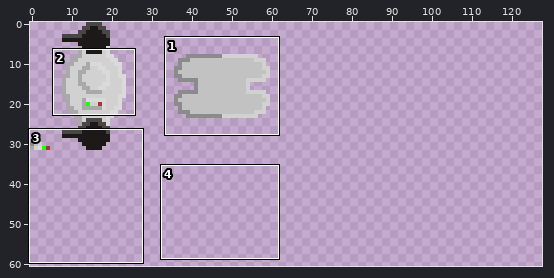
Two states of a pixel-art file, assets/graphics/aseprite/mech.aseprite. The picture above shows the old version from afar; the outline marks the close-up.
Close-up. First the earlier version:
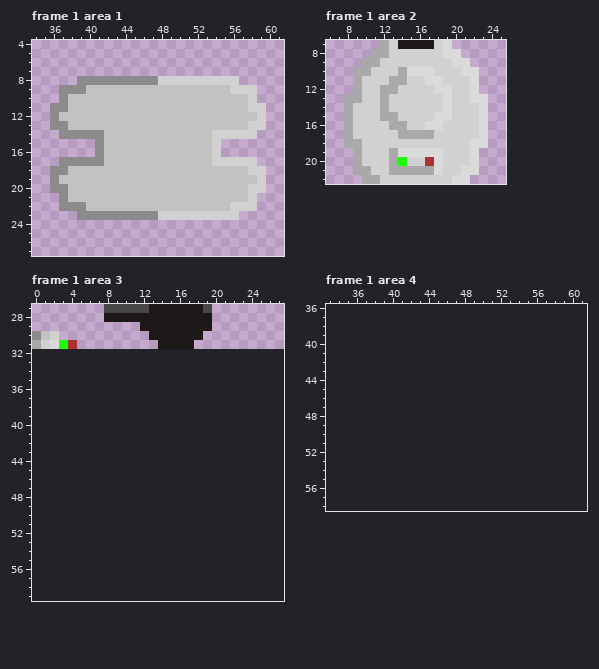
64x32 pixels, 1 frame. Colours within 5 levels of each other are drawn and written as one. Shown: frame 1 area 1: x 34..61, y 4..27; frame 1 area 2: x 6..25, y 7..22; frame 1 area 3: x 0..27, y 27..59; frame 1 area 4: x 33..61, y 36..58. The old version is drawn lined up with the new one, on the new canvas. The wide view leaves out empty margins. The commit also changed other frames or places, which this record leaves out.
After the commit:
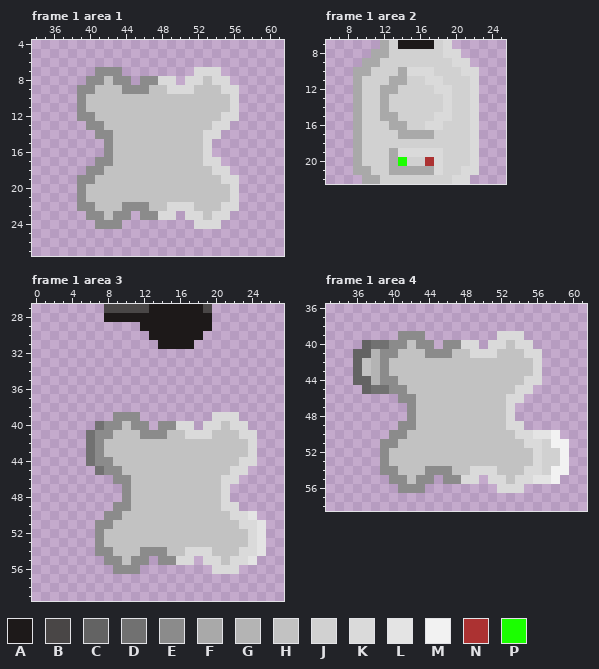
Palette (. is transparent): A #1d1919  B #494646  C #636363  D #717171  E #8b8b8b  F #a9a9a9  G #b4b4b4  H #c2c2c2  J #d1d1d1  K #dadada  L #e4e4e4  M #f2f2f2  N #ac3232  P #1bff00
Change:
canvas 64x32 -> 128x64
--- frame 1 area 1
@@ x 34..61 @@
  6 ............................
- 7 ............................
- 8 .....EEEEEEEEEJJJJJJJJJ.....
- 9 ...EEEHHHHHHHHHHHHHHHHJJJ...
-10 ...EHHHHHHHHHHHHHHHHHHHHJ...
-11 ..EEHHHHHHHHHHHHHHHHHHHHJJ..
-12 ..EHHHHHHHHHHHHHHHHHHHHHHJ..
-13 ..EEHHHHHHHHHHHHHHHHHHHHJJ..
-14 ...EEEEEHHHHHHHHHHHHJJJJJ...
-15 .......EHHHHHHHHHHHHJ.......
-16 .......EHHHHHHHHHHHHJ.......
-17 ...EEEEEHHHHHHHHHHHHJJJJJ...
-18 ..EEHHHHHHHHHHHHHHHHHHHHJJ..
-19 ..EHHHHHHHHHHHHHHHHHHHHHHJ..
-20 ..EEHHHHHHHHHHHHHHHHHHHHJJ..
-21 ...EHHHHHHHHHHHHHHHHHHHHJ...
-22 ...EEEHHHHHHHHHHHHHHHHJJJ...
-23 .....EEEEEEEEEJJJJJJJJJ.....
-24 ............................
+ 7 .......EEE........KKK.......
+ 8 ......EEHEE.EEKK.KKHKK......
+ 9 .....EEHHHEEEHHKKKHHHKK.....
+10 .....EHHHHHHHHHHHHHHHHK.....
+11 .....EHHHHHHHHHHHHHHHHK.....
+12 .....EEHHHHHHHHHHHHHHKK.....
+13 ......EEHHHHHHHHHHHHKK......
+14 .......EEHHHHHHHHHHKK.......
+15 ........EHHHHHHHHHHK........
+16 ........EHHHHHHHHHHK........
+17 .......EEHHHHHHHHHHKK.......
+18 ......EEHHHHHHHHHHHHKK......
+19 .....EEHHHHHHHHHHHHHHKK.....
+20 .....EHHHHHHHHHHHHHHHHK.....
+21 .....EHHHHHHHHHHHHHHHHK.....
+22 .....EEHHHEEEHHKKKHHHKK.....
+23 ......EEHEE.EEKK.KKHKK......
+24 .......EEE........KKK.......
 25 ............................
--- frame 1 area 2
@@ x 6..25 @@
 12 ...FJJFFJJJJKKJJK...
-13 ..FFJJFJJJJJJKJJKK..
-14 ..FJJJFJJJJJJKJJJK..
-15 ..FJJJFFJJJJKKJJJK..
-16 ..FJJJJFFJJKKJJJJK..
-17 ..FJJJJJFFFFJJJJJK..
-18 ..FFJJJJJJJJJJJJKK..
+13 ...FJJFJJJJJJKJJK...
+14 ...FJJFJJJJJJKJJK...
+15 ...FJJFFJJJJKKJJK...
+16 ...FJJJFFJJKKJJJK...
+17 ...FJJJJFFFFJJJJK...
+18 ...FJJJJJJJJJJJJK...
 19 ...FJJJFKKKKKJJJK...
--- frame 1 area 3
@@ x 0..6 @@
 29 .......
-30 EHJ....
-31 FJKPN..
+30 .......
+31 .......
 32 .......
@@ x 0..27 @@
 38 ............................
-39 ............................
-40 ............................
-41 ............................
-42 ............................
-43 ............................
-44 ............................
-45 ............................
-46 ............................
-47 ............................
-48 ............................
-49 ............................
-50 ............................
-51 ............................
-52 ............................
-53 ............................
-54 ............................
-55 ............................
-56 ............................
+39 .........EEE........KKK.....
+40 .......DEEHEE.EEKK.KKHKK....
+41 ......DEEHHHEEEHHKKKHHHKK...
+42 ......DEHHHHHHHHHHHHHHHHK...
+43 ......DEHHHHHHHHHHHHHHHHK...
+44 ......DEEHHHHHHHHHHHHHHKK...
+45 .......DEEHHHHHHHHHHHHKK....
+46 .........EEHHHHHHHHHHKK.....
+47 ..........EHHHHHHHHHHK......
+48 ..........EHHHHHHHHHHK......
+49 .........EEHHHHHHHHHHKK.....
+50 ........EEHHHHHHHHHHHHKKL...
+51 .......EEHHHHHHHHHHHHHHKKL..
+52 .......EHHHHHHHHHHHHHHHHKL..
+53 .......EHHHHHHHHHHHHHHHHKL..
+54 .......EEHHHEEEHHKKKHHHKKL..
+55 ........EEHEE.EEKK.KKHKKL...
+56 .........EEE........KKK.....
 57 ............................
--- frame 1 area 4
@@ x 33..61 @@
 38 .............................
-39 .............................
-40 .............................
-41 .............................
-42 .............................
-43 .............................
-44 .............................
-45 .............................
-46 .............................
-47 .............................
-48 .............................
-49 .............................
-50 .............................
-51 .............................
-52 .............................
-53 .............................
-54 .............................
-55 .............................
-56 .............................
+39 ........EEE........KKK.......
+40 ....CDDEEHEE.EEKK.KKHKK......
+41 ...CCGEEHHHEEEHHKKKHHHKK.....
+42 ...CHGEHHHHHHHHHHHHHHHHK.....
+43 ...CHGEHHHHHHHHHHHHHHHHK.....
+44 ...CCGEEHHHHHHHHHHHHHHKK.....
+45 ....CDDEEHHHHHHHHHHHHKK......
+46 ........EEHHHHHHHHHHKK.......
+47 .........EHHHHHHHHHHK........
+48 .........EHHHHHHHHHHK........
+49 ........EEHHHHHHHHHHKK.......
+50 .......EEHHHHHHHHHHHHKKLLM...
+51 ......EEHHHHHHHHHHHHHHKKJMM..
+52 ......EHHHHHHHHHHHHHHHHKJJM..
+53 ......EHHHHHHHHHHHHHHHHKJJM..
+54 ......EEHHHEEEHHKKKHHHKKJMM..
+55 .......EEHEE.EEKK.KKHKKLLM...
+56 ........EEE........KKK.......
 57 .............................
Pixel boxes of the changes (left, top, right, bottom) in both close-ups:
changed: (50, 67, 266, 229)
changed: (344, 94, 362, 148)
changed: (470, 94, 488, 148)
erased: (32, 331, 77, 349)
added: (86, 412, 266, 574)
added: (353, 331, 569, 493)
